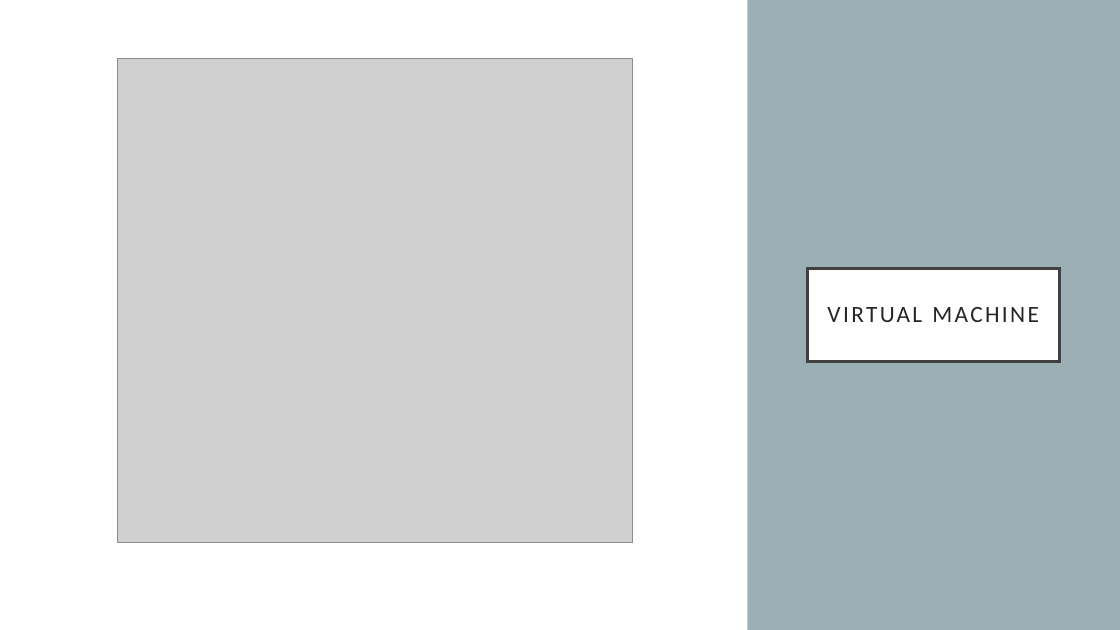
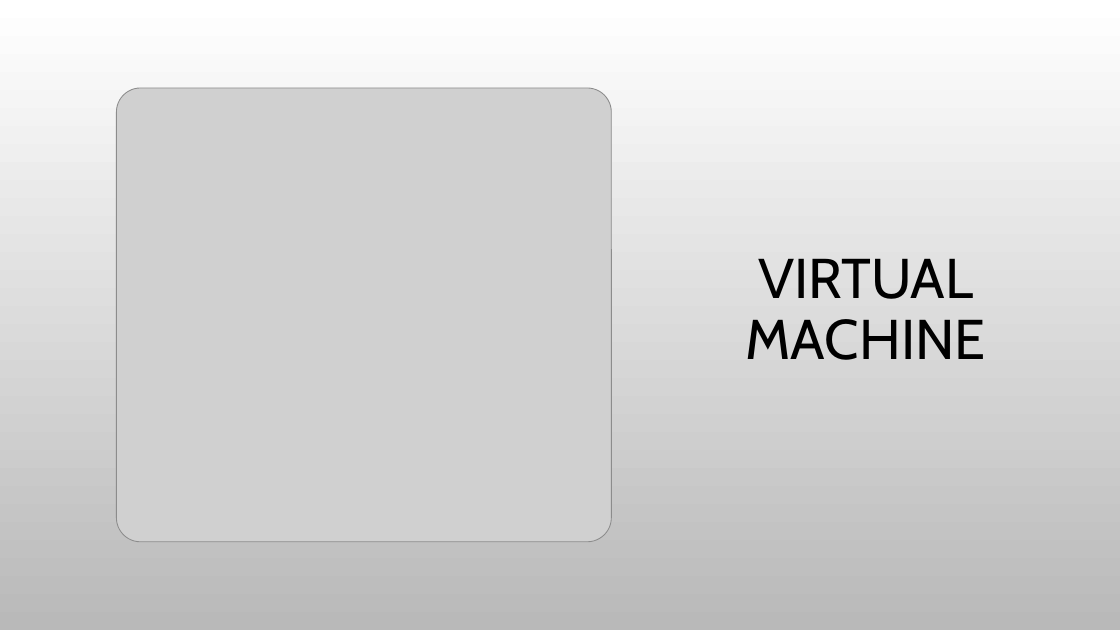
Before and after one commit to marilynwaldman/course, a slide deck: slide 4 of Learning Environment/Virtual Environment/01-VMandDocker.pptx. Drawn at 1120x630 pixels with LibreOffice and Linux fonts; fonts in the diff are those of the drawing; grey boxes stand for pictures; background and template pictures are left out. Boxes give left, top, right and bottom in pixels: in the first picture for what was removed or moved away, otherwise in the second. Text is boxed around its words. In the diff, an @@ line names an element or a change of style, - is before the commit and + after.

```diff
--- a/Learning Environment/Virtual Environment/01-VMandDocker.pptx
+++ b/Learning Environment/Virtual Environment/01-VMandDocker.pptx
@@ background #9BAFB5 to picture (left out) @@
@@ rectangle removed at <box>0,0,748,630</box> @@
@@ picture: place and size @@
-picture at <box>118,59,632,543</box>
+picture at <box>117,88,612,542</box>
@@ title "VIRTUAL MACHINE": place and size @@
-title "VIRTUAL MACHINE" at <box>807,268,1060,361</box>
+title "VIRTUAL MACHINE" at <box>746,258,986,360</box>
@@ title "VIRTUAL MACHINE" at <box>746,258,986,360</box>: size 20 to 48 pt, font Calibri to Cabin, text colour #262626 to #000000, letter spacing 2 to 0 pt; vertical alignment middle to bottom; fill #FFFFFF to none; outline #404040 2.5 pt to none @@
```
Also in this commit, not shown: 14 other slides changed, 2 slides added, 2 slides removed, 1 other file.
